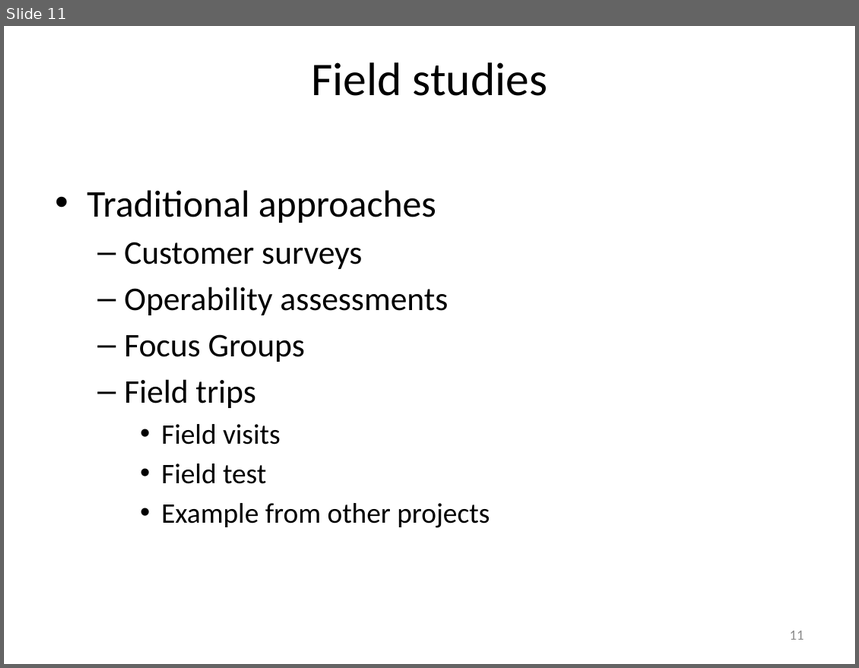
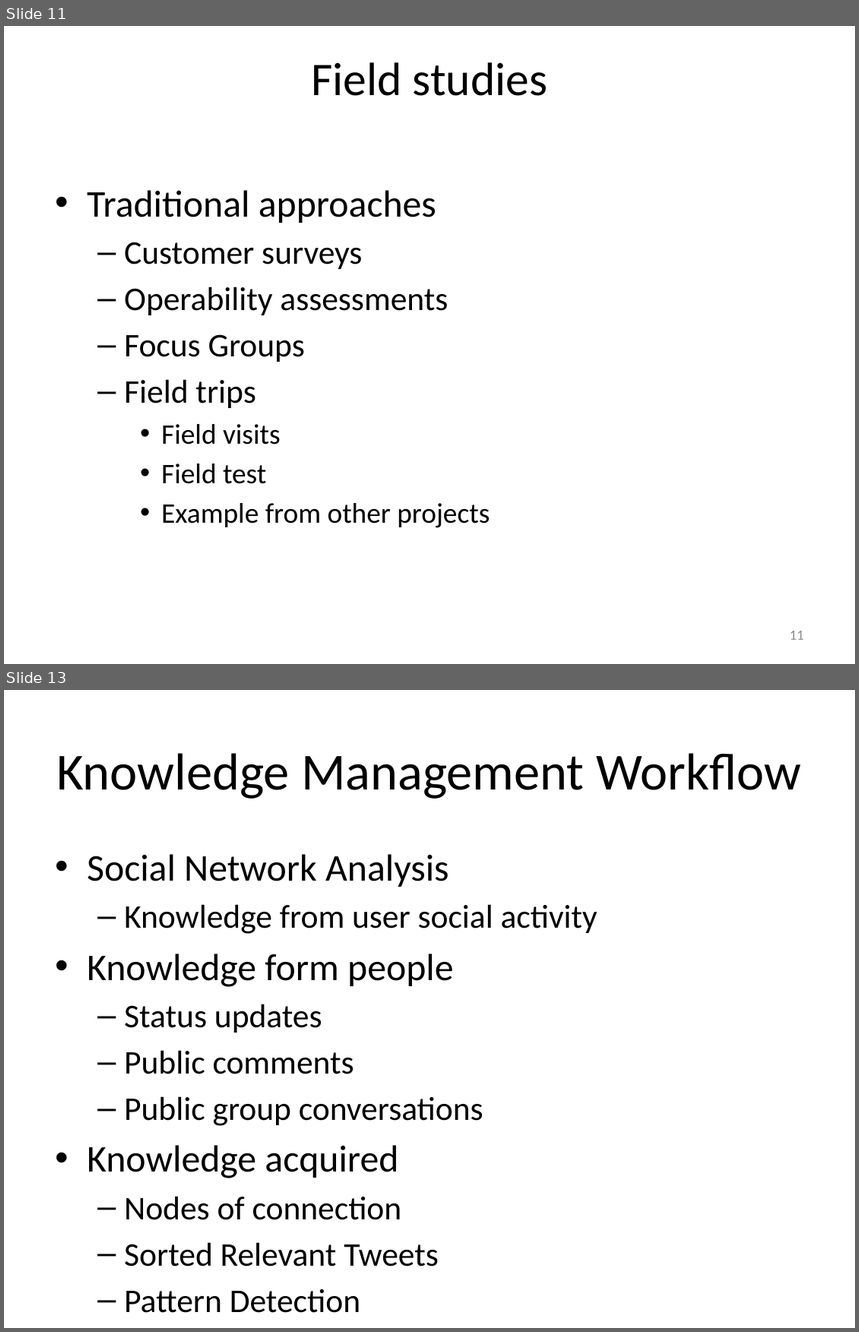
Before and after one commit to isurup/kalle-martin-group, a slide deck: SSE3/MartinPresentation/SSE3_5.pptx. Shown one above the other, each under a label of ours: slide 11 before the commit, slides 11 and 13 after it; the slides between them are not shown. The pictures are 859x668 and 859x1332 pixels, drawn with LibreOffice and Linux fonts; fonts in the diff are those of the drawing. Boxes give left, top, right and bottom in pixels: in the first picture for what was removed or moved away, otherwise in the second. Text is boxed around its words. In the diff, an @@ line names an element or a change of style, - is before the commit and + after.

```diff
--- a/SSE3/MartinPresentation/SSE3_5.pptx
+++ b/SSE3/MartinPresentation/SSE3_5.pptx
@@ slide 13 added at [4, 690, 855, 1328], background #FFFFFF @@
@@ title added at [56, 753, 801, 799], 44 pt, text #000000 @@
+Knowledge Management Workflow
@@ text added at [87, 854, 598, 1313], 28 pt, text #000000 @@
+• Social Network Analysis
+  – Knowledge from user social activity
+• Knowledge form people
+  – Status updates
+  – Public comments
+  – Public group conversations
+• Knowledge acquired
+  – Nodes of connection
+  – Sorted Relevant Tweets
+  – Pattern Detection
```
Also in this commit, not shown: 3 other slides added, 1 slide removed.
